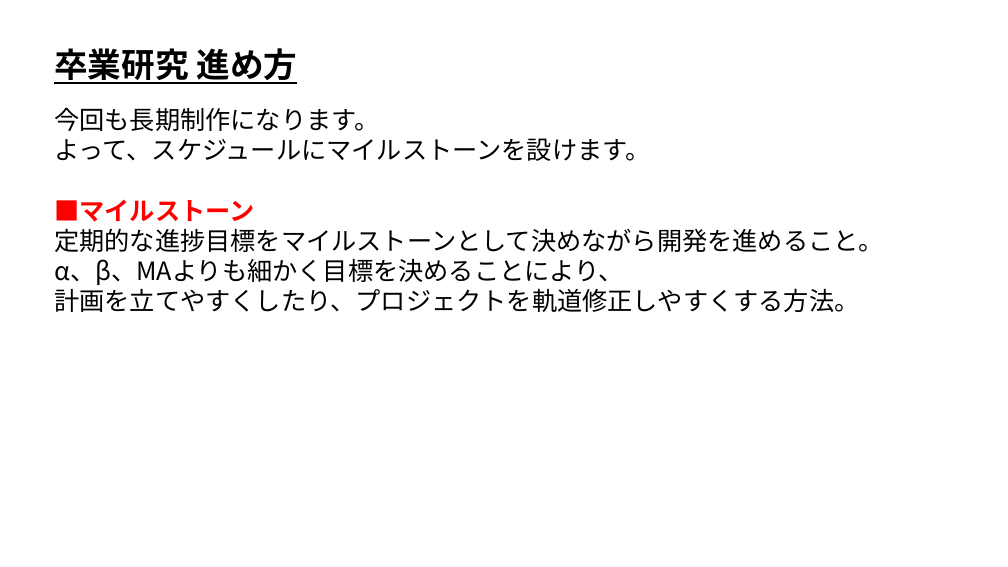
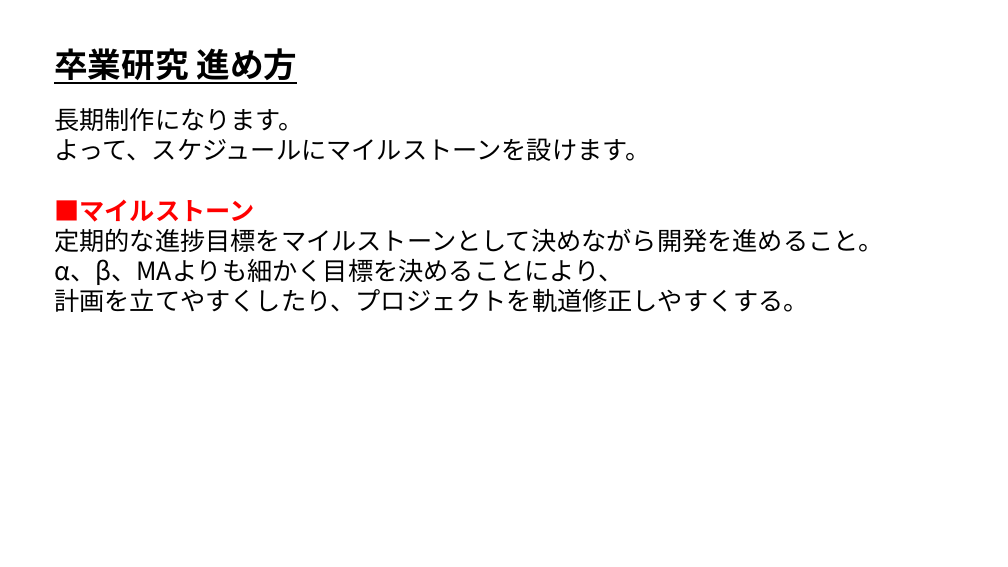
Before and after one commit to ArakiYusuke-Ohara/Textbook, a slide deck: slide 2 of ゲーム科3年/00_前期/プロジェクトワーク/00_卒業研究.pptx. Drawn at 1008x567 pixels with LibreOffice and Linux fonts; fonts in the diff are those of the drawing. Boxes give left, top, right and bottom in pixels: in the first picture for what was removed or moved away, otherwise in the second. Text is boxed around its words. In the diff, an @@ line names an element or a change of style, - is before the commit and + after.

```diff
--- a/ゲーム科3年/00_前期/プロジェクトワーク/00_卒業研究.pptx
+++ b/ゲーム科3年/00_前期/プロジェクトワーク/00_卒業研究.pptx
@@ text at (54,108,303,131): text changed @@
-今回も長期制作になります。
+長期制作になります。
@@ text at (54,288,809,312): text changed @@
-計画を立てやすくしたり、プロジェクトを軌道修正しやすくする方法。
+計画を立てやすくしたり、プロジェクトを軌道修正しやすくする。
```
Also in this commit, not shown: 1 other slide changed, 3 slides added.
